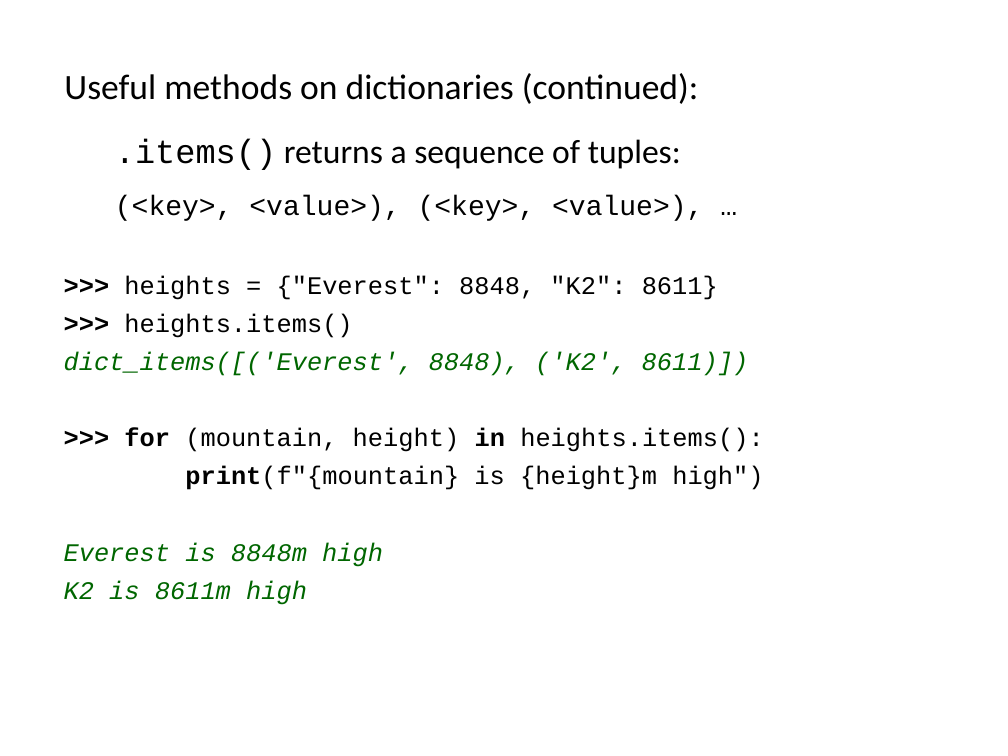
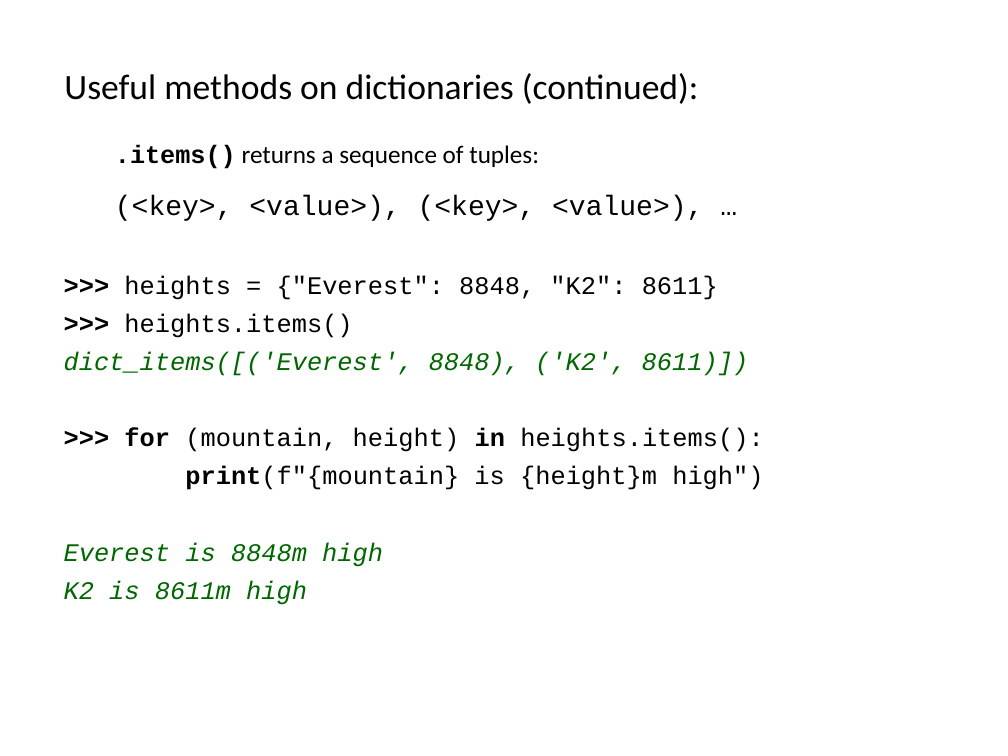
Before and after one commit to ncasuk/ncas-isc, a slide deck: slide 19 of python-intro/slides/11_ceda-sets__dicts.pptx. Drawn at 1008x756 pixels with LibreOffice and Linux fonts; fonts in the diff are those of the drawing; background and template pictures are left out. Boxes give left, top, right and bottom in pixels: in the first picture for what was removed or moved away, otherwise in the second. Text is boxed around its words. In the diff, an @@ line names an element or a change of style, - is before the commit and + after.

```diff
--- a/python-intro/slides/11_ceda-sets__dicts.pptx
+++ b/python-intro/slides/11_ceda-sets__dicts.pptx
@@ text at [115, 145, 539, 169]: size 24 to 18 pt in ".items() returns a sequence of tuples:"; bold on in ".items()" @@
```
Also in this commit, not shown: 2 other slides changed, 1 other file.
